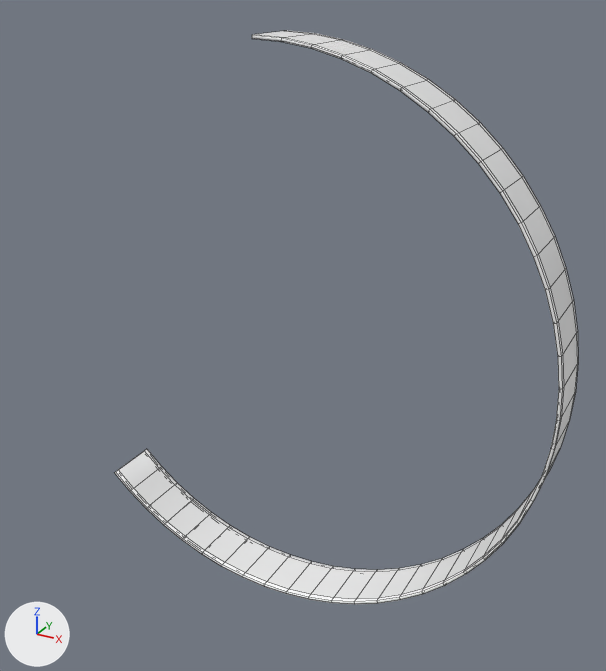
One commit to the FBX model Assets/Meshes/Notes/NormalNote/NormalNote10.fbx: the scene before it, then after it.
Both versions are drawn from a camera (50 mm lens) standing at (1.355, -2.26, 1.167) and looking at (0.126, -0.026, 0.05). The axes (+X, +Y, +Z) are drawn at lower left. The lights are the same throughout. Mesh edges are drawn as thin lines.

Objects in the first picture: 'NormalNote10'.
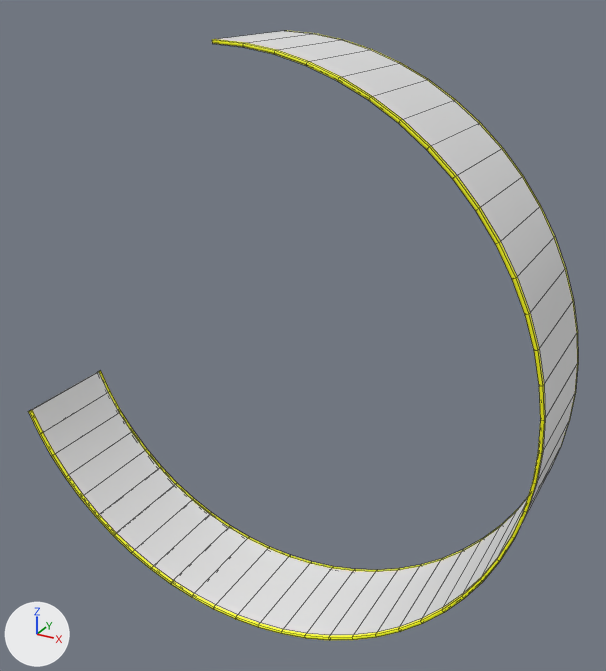
The newer file is also turned or shifted as a whole; pictures and numbers use the older file's frame.

Location of each change, (x1, y1, x2, y2) in pixels of the pictures (606 x 671 px):
'NormalNote10', reshaped (19% wider, 6% taller): before (115, 30, 578, 604); after (28, 30, 578, 641)
part 1 of me_cylinder_029, built on: before (115, 34, 564, 604); after (28, 39, 545, 641)
part 2 of me_cylinder_029, recoloured: before (119, 31, 577, 599); after (84, 31, 577, 635)
part 3 of me_cylinder_029, recoloured (white to yellow): (145, 30, 578, 572) in both

The edits, one by one:
Material 'Mat_tmp1' (mat_mat_tmp1) is new.
Its base color is (1.0, 1.0, 0.0) (yellow #ffff00).
Material 'Mat_tmp0' (mat_mat_tmp0) is new.
Its base color is (0.8, 0.8, 0.8) (white #e7e7e7).
me_cylinder_029 is used by ob_normalnote10; location (0.0, 0.0, 0.0).
me_cylinder_029 had 328 vertices, 326 faces and spanned x -0.7..0.99, y -0.1..0.1, z -0.99..0.99.
me_cylinder_029 now has 360 vertices, 355 faces and spans x -0.91..0.99, y -0.3..0.1, z -0.99..0.99.
Part 1, on me_cylinder_029:
2 vertices are removed from x -0.7..-0.69, y -0.1, z -0.7..-0.69.
6 faces are deleted.
82 vertices in x -0.7..0.99, y -0.08, z -0.99..0.99 move by (0.0, -0.21, 0.0).
80 vertices in x -0.63..0.99, y -0.1, z -0.99..0.99 move by (0.0, -0.2, 0.0).
14 vertices are added at x -0.91..-0.76, y -0.3..0.1, z -0.63..-0.38.
8 new vertices lie (-0.07, 0.0, 0.07) away from vertices in x -0.7..-0.62, y -0.1..0.1, z -0.77..-0.69.
6 new vertices lie (-0.05, 0.0, 0.08) away from vertices in x -0.77..-0.76, y -0.29..0.1, z -0.63..-0.62.
6 new vertices lie (-0.05, 0.0, 0.08) away from vertices in x -0.82..-0.81, y -0.29..0.1, z -0.55..-0.54.
27 new faces join them, mat_mat_tmp1 (yellow #ffff00).
8 new faces join them, mat_mat_tmp0 (white #e7e7e7).
me_cylinder_029 part 2: 81 faces spanning x -0.7..0.99, y -0.29..0.09, z -0.99..0.99 switch from mat_mat_normalnote (white #ffffff) to mat_mat_tmp0 (white #e7e7e7).
me_cylinder_029 part 3: 239 faces spanning x -0.7..0.99, y -0.3..0.1, z -0.99..0.99 switch from mat_mat_normalnoteedge (white #ffffff) to mat_mat_tmp1 (yellow #ffff00).
